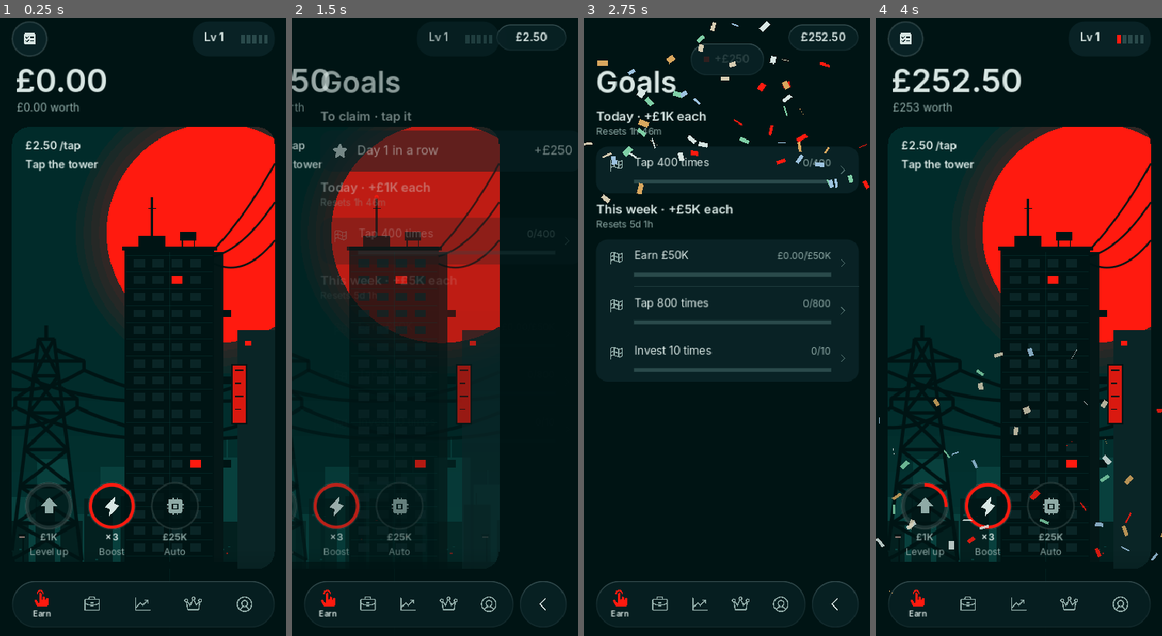
Above: before the commit, frames 1-4 (left to right).
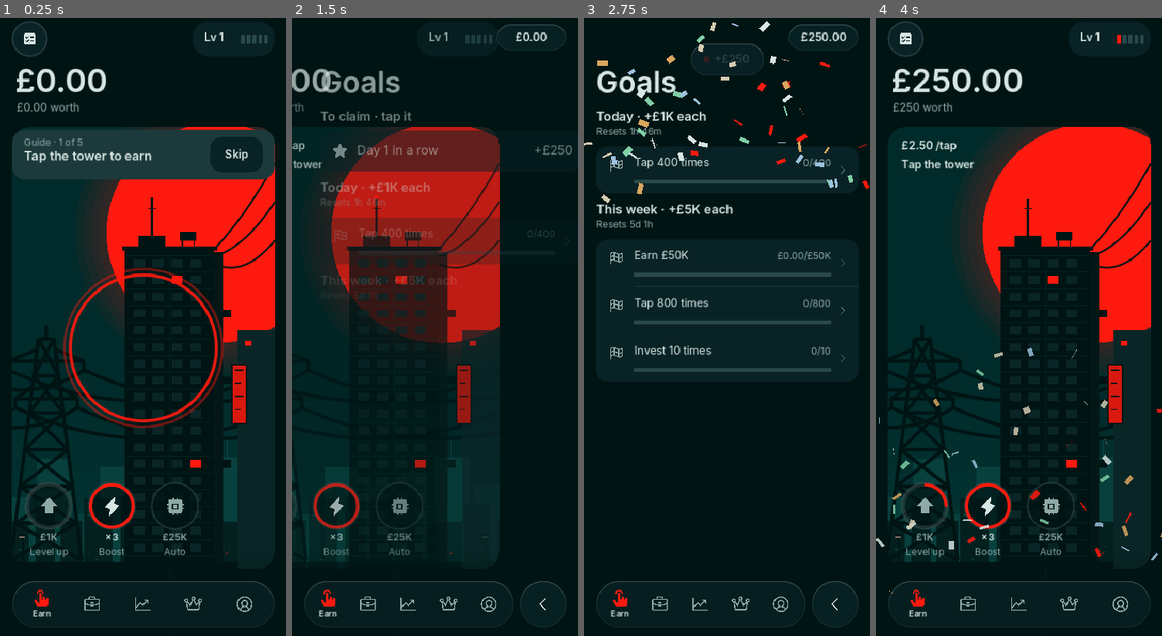
Above: after the commit, the same moments.

Repository: ytjustjosh17-cpu/MCG
Game: Godot game, scene res://scenes/main.tscn
Two runs of this game, one before a commit and one after it. Both use one fixed random seed, a clock stepped at 60 frames per second and the inputs below.
Inputs (mouse positions are in pixels of both pictures, inside the frame that each line leads up to):
- Up to frame 1 (0.25 s): no input
- Up to frame 2 (1.5 s): click (529, 153) at 0.5 s, where only the run after the commit has a clickable "Skip"; click (320, 36) at 1.25 s
- Up to frame 3 (2.75 s): click (727, 147) at 2.02 s
- Up to frame 4 (4 s): click "Tap 400 times" at 2.75 s; click "£1K" at 3.5 s

The runs differ from the first frame. In frame 1, 7.9% of the frame differs, in the area x 4-97%, y 18-67%; in frame 2, 0.2%; in frame 3, less than 0.1%; in frame 4, 0.5%.

Commit message:
Hook in the guide; history carries income for the Stats chart
Co-Authored-By: Claude Opus 5.5 <noreply@anthropic.com>
Claude-Session: https://claude.ai/code/session_01G43aEuqkjUy83khniNYyKE

Diff:
--- a/game/scripts/game_state.gd
+++ b/game/scripts/game_state.gd
@@ -2453,7 +2453,7 @@
 
 
 func _record_history() -> void:
-	history.append([now(), net_worth()])
+	history.append([now(), net_worth(), income_per_hour])   # income for the Stats chart (1.2)
 	while history.size() > HISTORY_MAX:
 		history.pop_front()
 
--- a/game/scripts/main.gd
+++ b/game/scripts/main.gd
@@ -153,6 +153,7 @@
 	Updater.state_changed.connect(_update_badges)
 	if OS.has_feature("android"):
 		get_tree().create_timer(3.0).timeout.connect(func(): Updater.check())
+	Guide.maybe_start.call_deferred(self)   # first-time guide for a brand-new game
 
 
 func push(p: Control) -> void:
